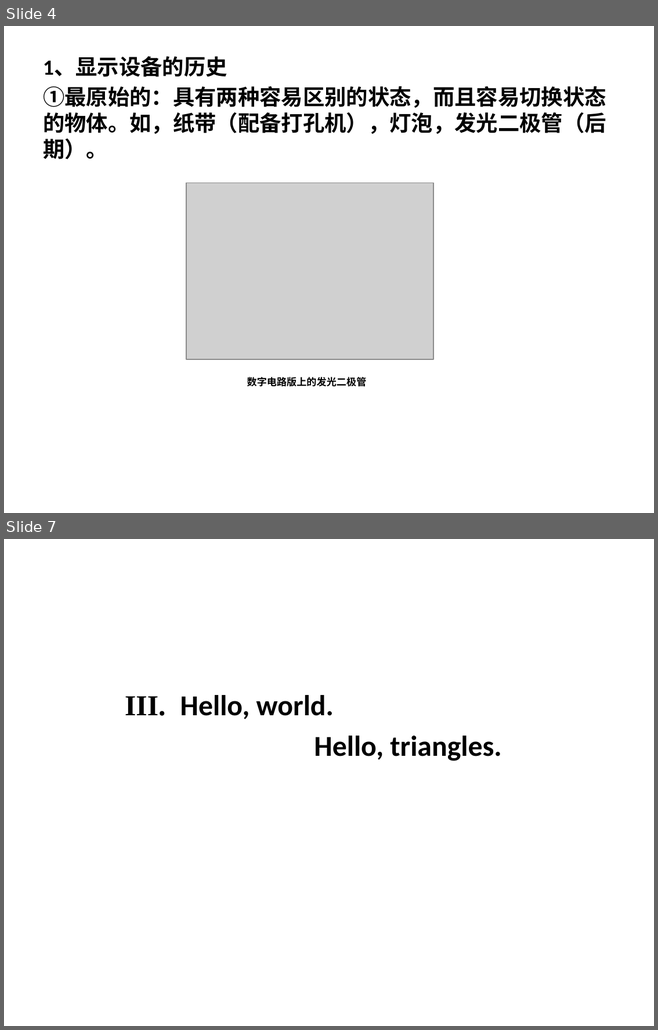
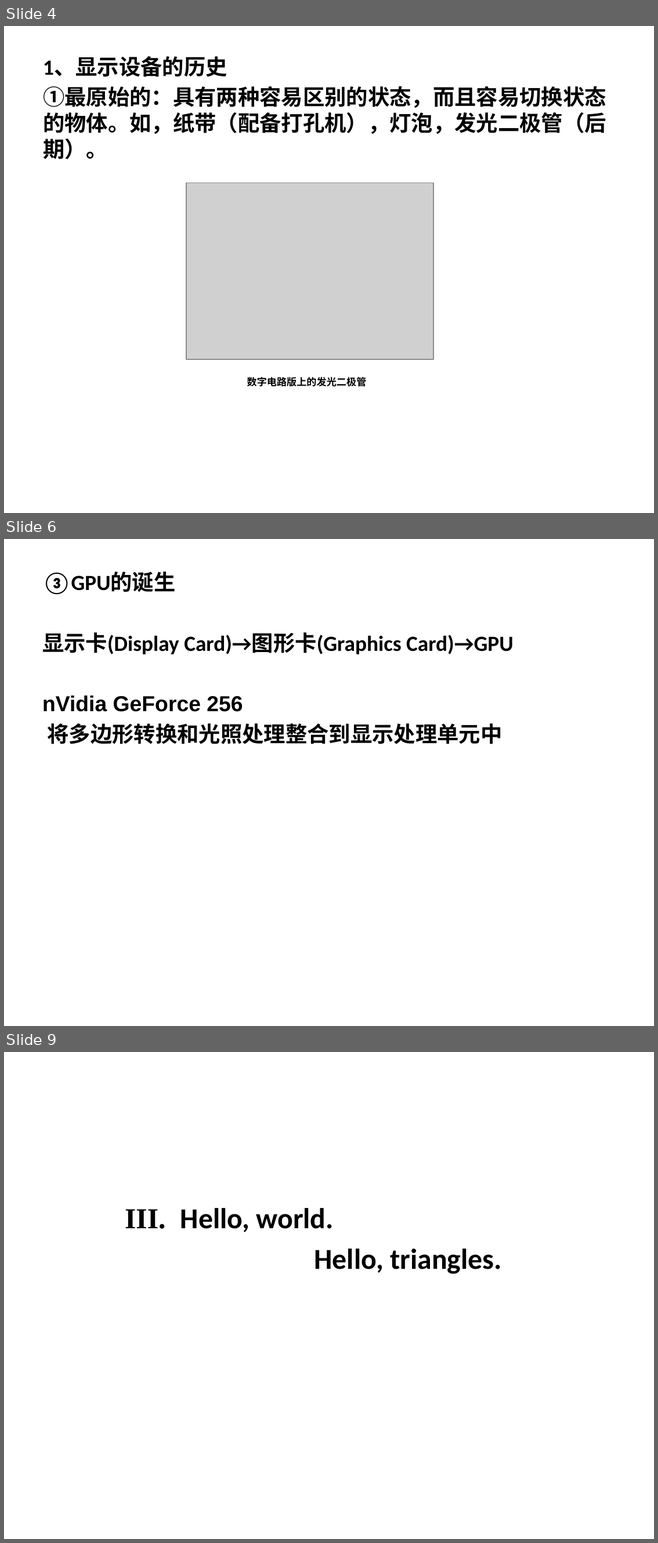
Before and after one commit to xiangaodielian/molehill-lab, a slide deck: notes/演示文稿1.pptx. Shown one above the other, each under a label of ours: slides 4 and 7 before the commit, slides 4, 6 and 9 after it; the slides between them are not shown. The pictures are 658x1030 and 658x1543 pixels, drawn with LibreOffice and Linux fonts; fonts in the diff are those of the drawing; grey boxes stand for pictures; background and template pictures are left out. Boxes give left, top, right and bottom in pixels: in the first picture for what was removed or moved away, otherwise in the second. Text is boxed around its words. In the diff, an @@ line names an element or a change of style, - is before the commit and + after.

```diff
--- a/notes/演示文稿1.pptx
+++ b/notes/演示文稿1.pptx
@@ slide 6 added at bbox=[4, 539, 654, 1026], background picture (left out) @@
@@ text added at bbox=[42, 572, 513, 744], 24 pt, text #000000, bold @@
+③GPU的诞生
+显示卡(Display Card)→图形卡(Graphics Card)→GPU
+nVidia GeForce 256
+将多边形转换和光照处理整合到显示处理单元中
@@ what was slide 7 is now slide 9 @@
```
Also in this commit, not shown: 1 slide changed, 6 other slides added, 2 slides removed.
